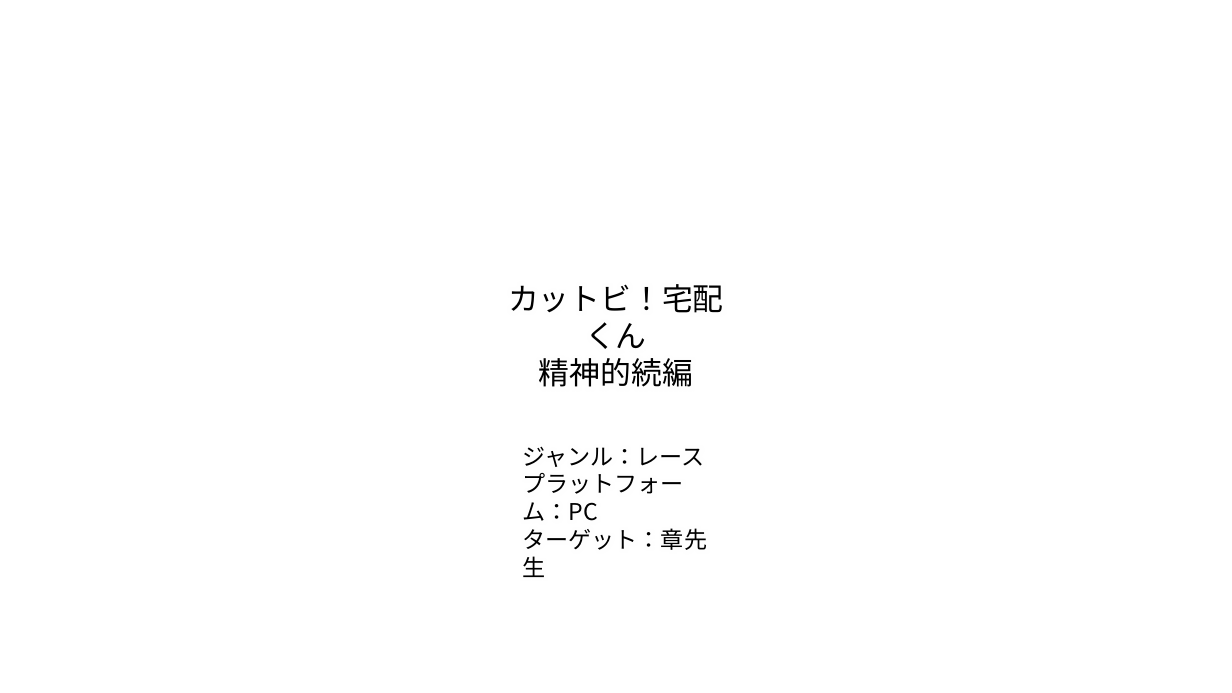
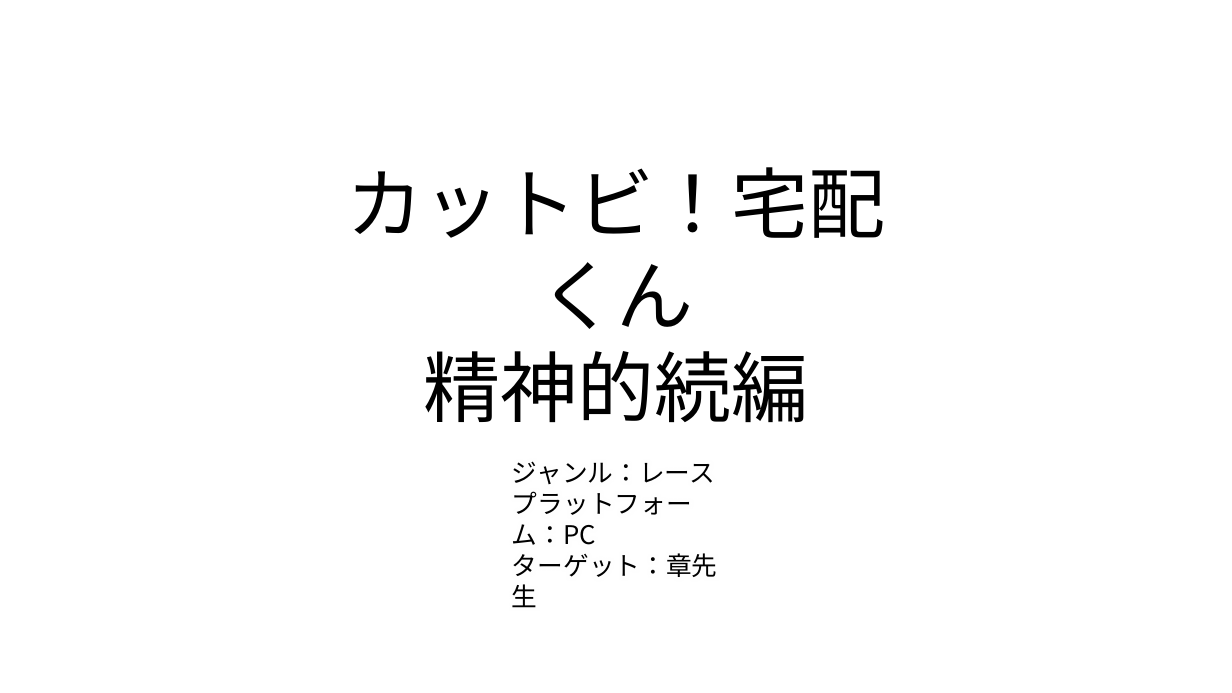
Before and after one commit to IbukiOkusada/GradProject, a slide deck: slide 1 of 企画書/カットビ企画書.pptx. Drawn at 1232x693 pixels with LibreOffice and Linux fonts; fonts in the diff are those of the drawing. Boxes give left, top, right and bottom in pixels: in the first picture for what was removed or moved away, otherwise in the second. Text is boxed around its words. In the diff, an @@ line names an element or a change of style, - is before the commit and + after.

```diff
--- a/企画書/カットビ企画書.pptx
+++ b/企画書/カットビ企画書.pptx
@@ text "カットビ！宅配くん": place and size @@
-text "カットビ！宅配くん" at [508, 284, 724, 387]
+text "カットビ！宅配くん" at [347, 167, 886, 422]
@@ text "カットビ！宅配くん" at [347, 167, 886, 422]: size 24 to 60 pt @@
@@ text "ジャンル：レース": place and size @@
-text "ジャンル：レース" at [522, 446, 707, 577]
+text "ジャンル：レース" at [512, 461, 718, 608]
@@ text "ジャンル：レース" at [512, 461, 718, 608]: size 18 to 20 pt @@
```
Also in this commit, not shown: 6 other slides changed, 1 slide added, 1 slide removed.
